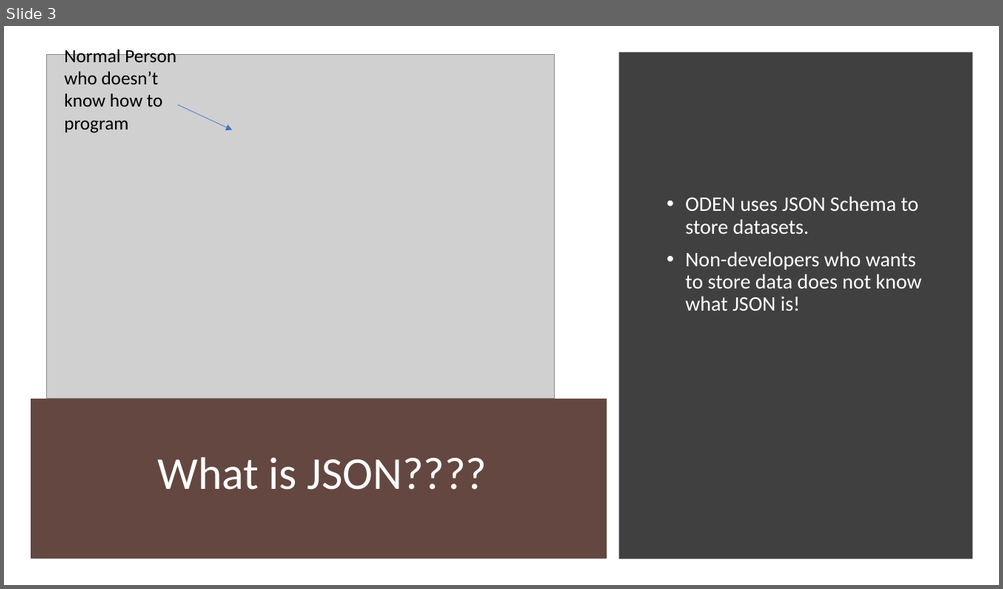
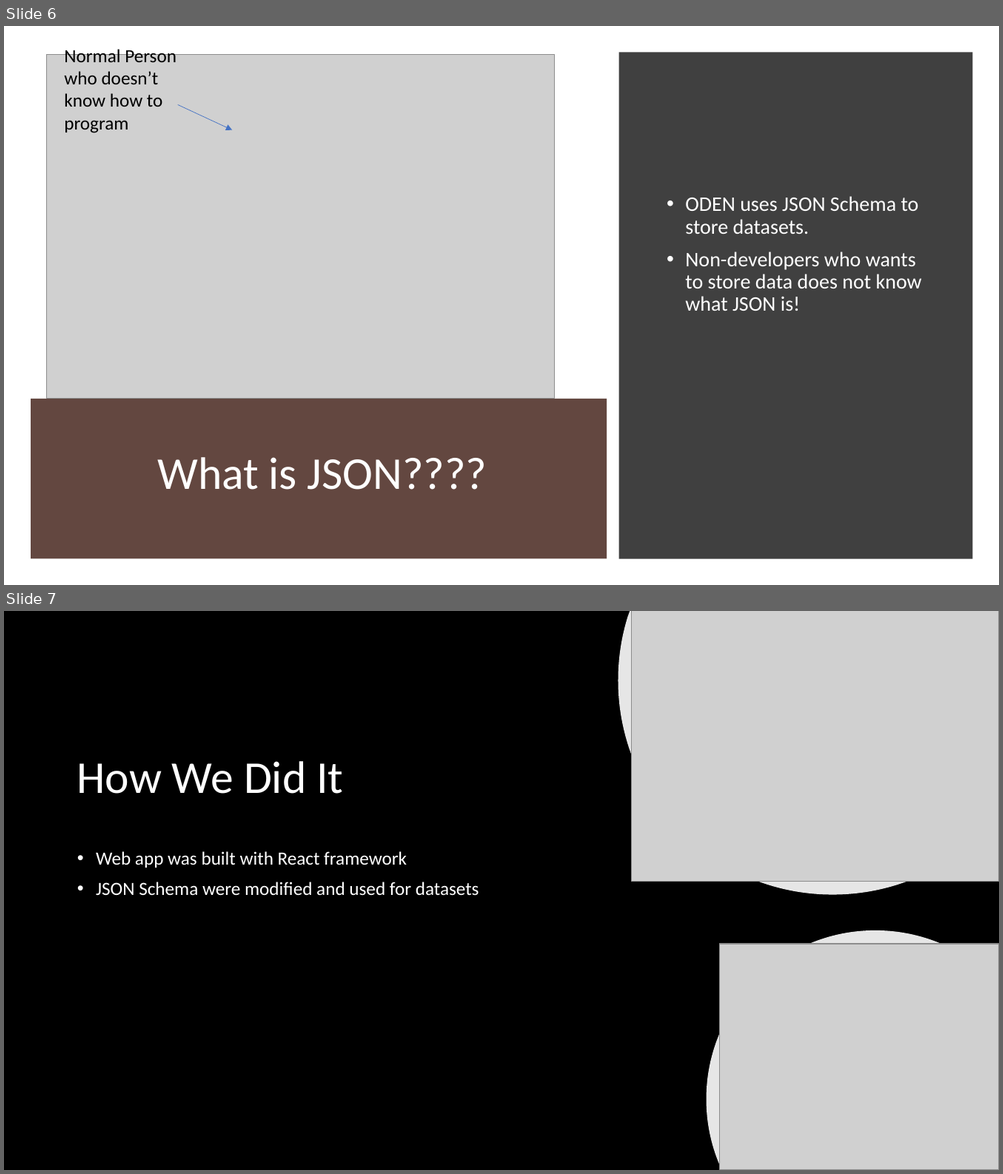
Before and after one commit to mikah13/test-skt, a slide deck: presentationPrep/OpenDataEditorPresentation.pptx. Shown one above the other, each under a label of ours: slide 3 before the commit, slides 6 and 7 after it. The pictures are 1003x589 and 1003x1174 pixels, drawn with LibreOffice and Linux fonts; fonts in the diff are those of the drawing; grey boxes stand for pictures; background and template pictures are left out. Boxes give left, top, right and bottom in pixels: in the first picture for what was removed or moved away, otherwise in the second. Text is boxed around its words. In the diff, an @@ line names an element or a change of style, - is before the commit and + after.

Commit message:
schema push
Schema push just in case

```diff
--- a/presentationPrep/OpenDataEditorPresentation.pptx
+++ b/presentationPrep/OpenDataEditorPresentation.pptx
@@ slide 7 added at [4, 611, 999, 1170], background picture (left out) @@
@@ freeform shape added at [618, 611, 999, 895], fill #FFFFFF at 90% opacity @@
@@ picture added at [632, 611, 999, 882] @@
@@ title added at [77, 761, 343, 794], 44 pt, text #FFFFFF @@
+How We Did It
@@ text added at [96, 851, 479, 896], 18 pt, text #FFFFFF @@
+• Web app was built with React framework
+• JSON Schema were modified and used for datasets
@@ freeform shape added at [706, 931, 999, 1170], fill #FFFFFF at 90% opacity @@
@@ picture added at [720, 944, 999, 1170] @@
@@ what was slide 3 is now slide 6 @@
```
Also in this commit, not shown: 4 slides changed, 5 other slides added, 1 other file.
